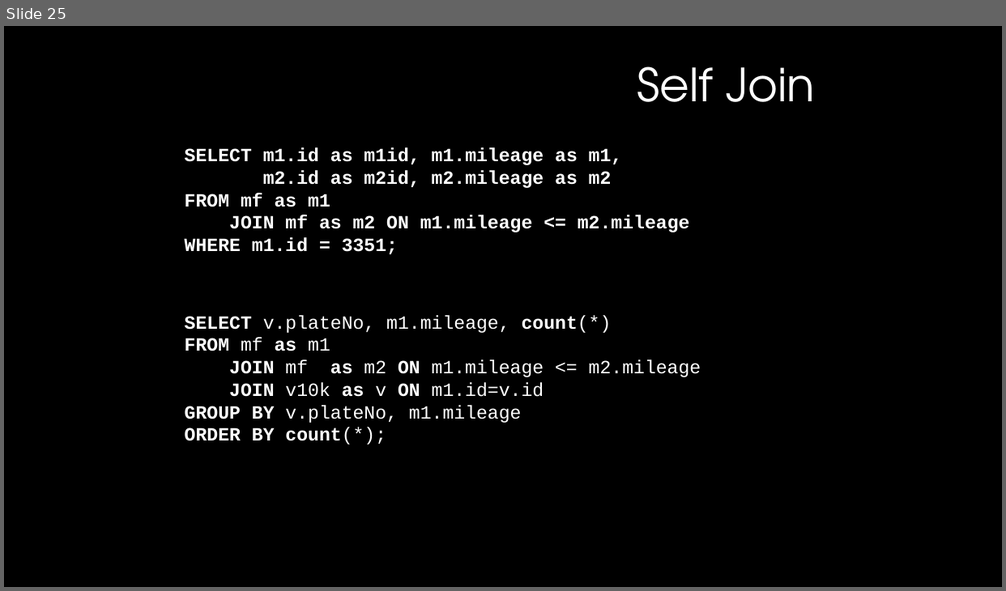
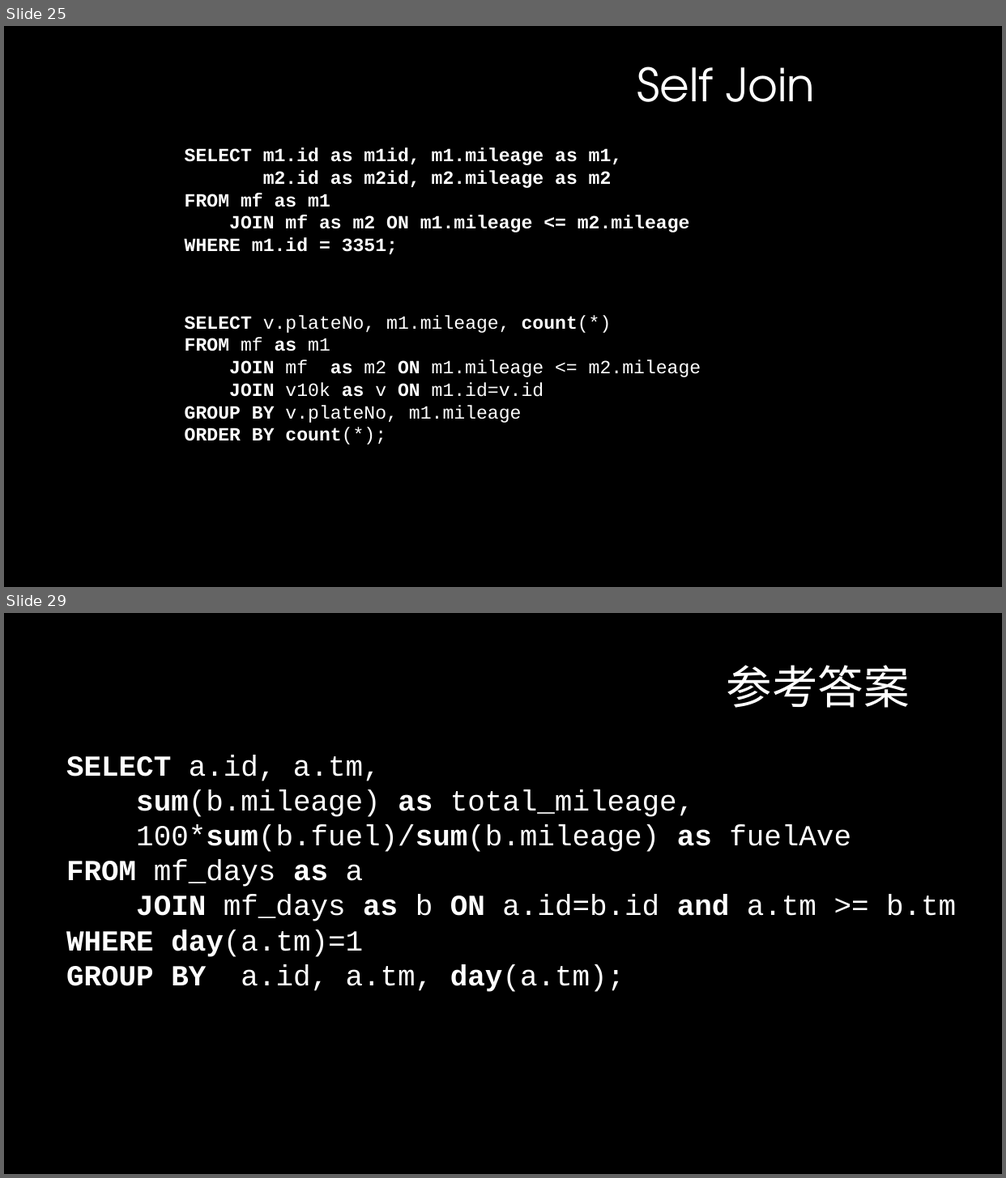
Before and after one commit to InCar/Training, a slide deck: Database/database.pptx. Shown one above the other, each under a label of ours: slide 25 before the commit, slides 25 and 29 after it; the slides between them are not shown. The pictures are 1006x591 and 1006x1178 pixels, drawn with LibreOffice and Linux fonts; fonts in the diff are those of the drawing; background and template pictures are left out. Boxes give left, top, right and bottom in pixels: in the first picture for what was removed or moved away, otherwise in the second. Text is boxed around its words. In the diff, an @@ line names an element or a change of style, - is before the commit and + after.

```diff
--- a/Database/database.pptx
+++ b/Database/database.pptx
@@ slide 29 added at box(4, 613, 1002, 1174), background #000000 @@
@@ text added at box(727, 665, 910, 708), 44 pt, text #FFFFFF @@
+参考答案
@@ text added at box(66, 755, 956, 992), 28 pt, text #FFFFFF @@
+SELECT a.id, a.tm,
+sum(b.mileage) as total_mileage,
+100*sum(b.fuel)/sum(b.mileage) as fuelAve
+FROM mf_days as a
+JOIN mf_days as b ON a.id=b.id and a.tm >= b.tm
+WHERE day(a.tm)=1
+GROUP BY a.id, a.tm, day(a.tm);
```
Also in this commit, not shown: 4 other slides added.
